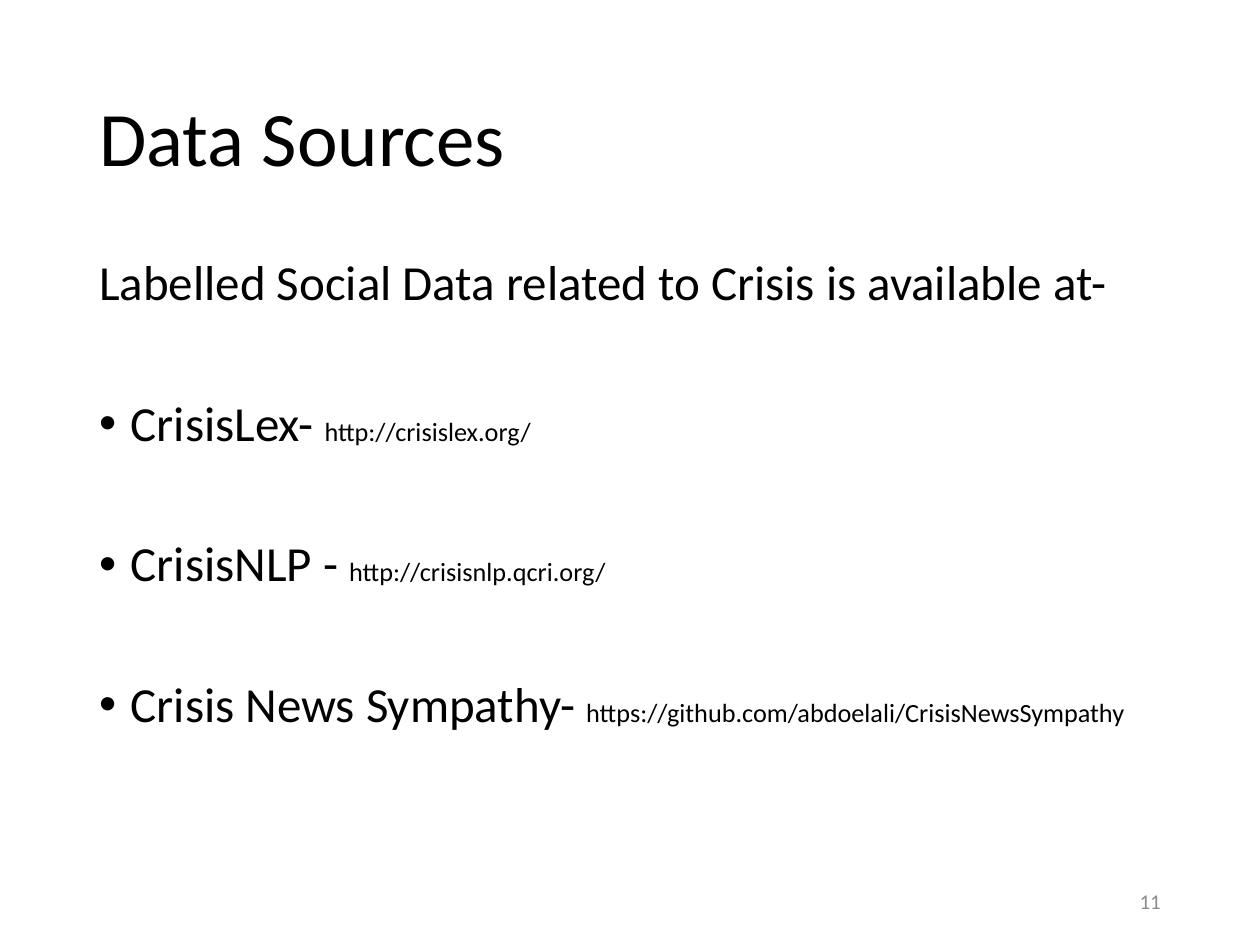
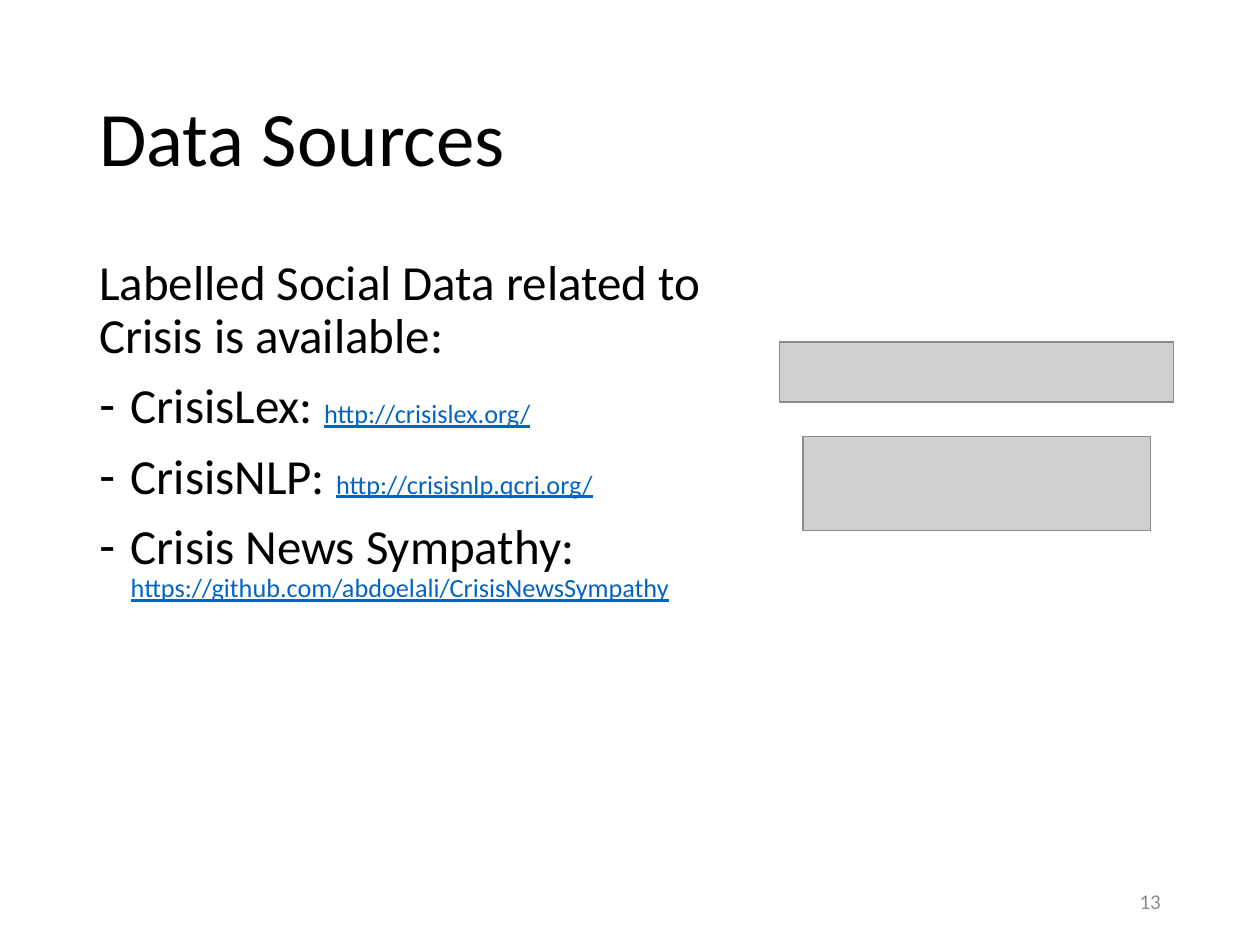
Before and after one commit to evhart/smasac-tutorial, a slide deck: slide 13 of slides/pptx/4-classification.pptx (slide 11 before the commit). Drawn at 1260x945 pixels with LibreOffice and Linux fonts; fonts in the diff are those of the drawing; grey boxes stand for pictures. Boxes give left, top, right and bottom in pixels: in the first picture for what was removed or moved away, otherwise in the second. Text is boxed around its words. In the diff, an @@ line names an element or a change of style, - is before the commit and + after.

```diff
--- a/slides/pptx/4-classification.pptx
+++ b/slides/pptx/4-classification.pptx
@@ text at <box>99,266,700,602</box>: text changed; text colour #000000 to #0563C1 @@
-Labelled Social Data related to Crisis is available at-
-• CrisisLex- http://crisislex.org/
-• CrisisNLP - http://crisisnlp.qcri.org/
-• Crisis News Sympathy- https://github.com/abdoelali/CrisisNewsSympathy
+Labelled Social Data related to Crisis is available:
+– CrisisLex: http://crisislex.org/
+– CrisisNLP: http://crisisnlp.qcri.org/
+– Crisis News Sympathy: https://github.com/abdoelali/CrisisNewsSympathy
@@ picture added at <box>780,343,1173,403</box> @@
@@ picture added at <box>803,436,1150,530</box> @@
@@ page number at <box>1140,895,1161,909</box>: text changed @@
-11
+13
```
Also in this commit, not shown: 11 other slides changed, 8 slides added, 1 other file.
